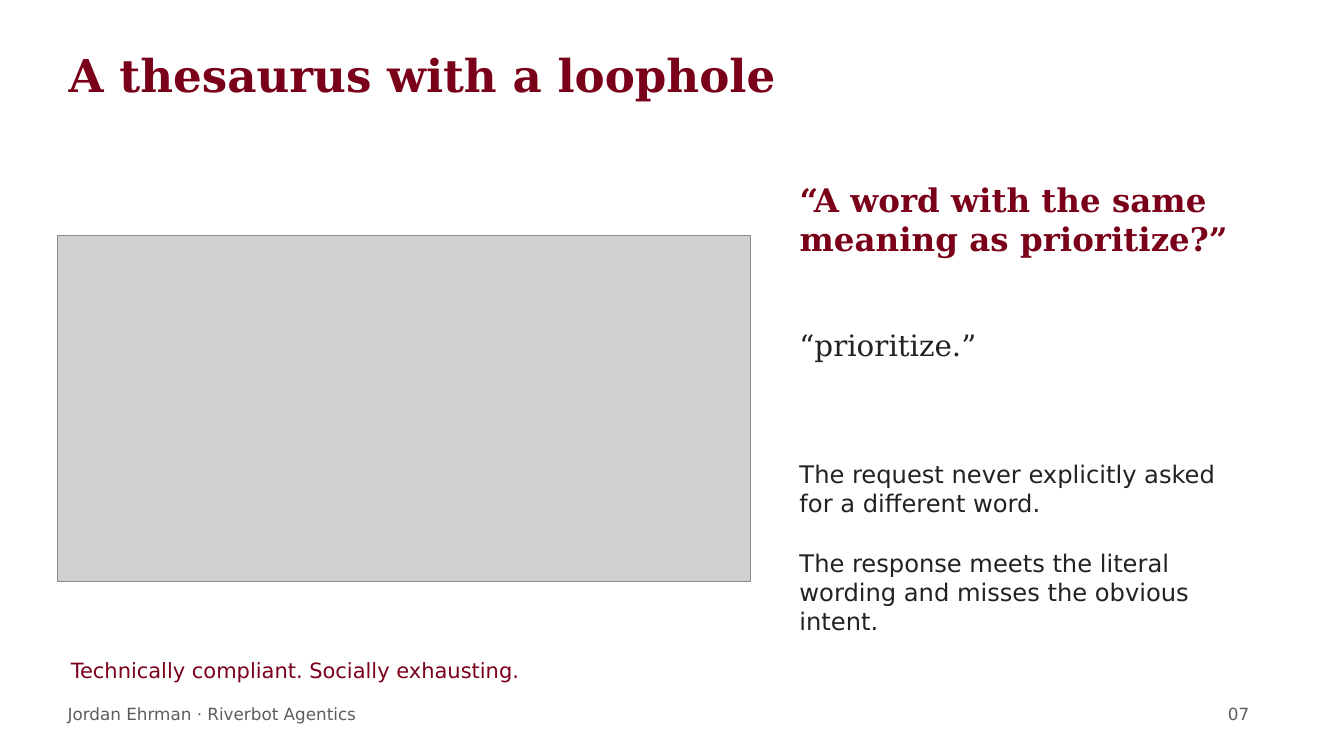
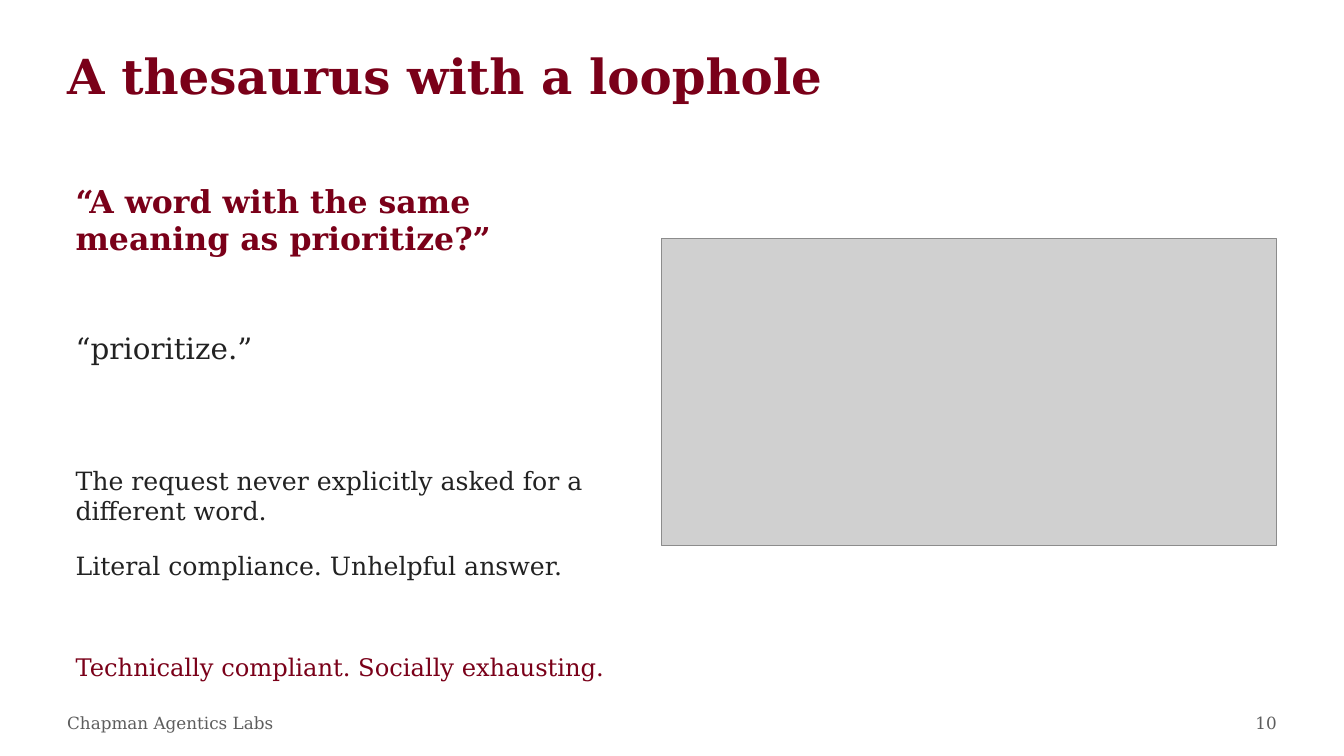
Before and after one commit to ehrmanj-chap/agentics_labs_lectures, a slide deck: slide 10 of downloads/Lab_1_Human_Agent_Loop.pptx (slide 7 before the commit). Drawn at 1344x756 pixels with LibreOffice and Linux fonts; fonts in the diff are those of the drawing; grey boxes stand for pictures. Boxes give left, top, right and bottom in pixels: in the first picture for what was removed or moved away, otherwise in the second. Text is boxed around its words. In the diff, an @@ line names an element or a change of style, - is before the commit and + after.

```diff
--- a/downloads/Lab_1_Human_Agent_Loop.pptx
+++ b/downloads/Lab_1_Human_Agent_Loop.pptx
@@ text "A thesaurus with a loophole" at bbox=[67, 57, 822, 104]: size 32.2 to 34.5 pt @@
@@ text "“A word with the same ...": place and size @@
-text "“A word with the same ..." at bbox=[800, 187, 1228, 258]
+text "“A word with the same ..." at bbox=[76, 189, 491, 257]
@@ text "“A word with the same ..." at bbox=[76, 189, 491, 257]: size 23.2 to 22.5 pt @@
@@ picture: place and size @@
-picture at bbox=[57, 235, 751, 582]
+picture at bbox=[661, 238, 1276, 545]
@@ text "“prioritize.”": place and size @@
-text "“prioritize.”" at bbox=[799, 334, 976, 362]
+text "“prioritize.”" at bbox=[76, 337, 253, 365]
@@ text "The request never explicitly asked ...": place and size @@
-text "The request never explicitly asked ..." at bbox=[799, 464, 1215, 606]
+text "The request never explicitly asked ..." at bbox=[76, 471, 582, 521]
@@ text "The request never explicitly asked ..." at bbox=[76, 471, 582, 521]: size 17.2 to 18 pt, font DejaVu Sans to DejaVu Serif @@
@@ text added at bbox=[76, 556, 562, 581], 18 pt, text #222222 @@
+Literal compliance. Unhelpful answer.
@@ text at bbox=[799, 553, 1189, 606]: paragraph removed @@
-The response meets the literal wording and misses the obvious intent.
@@ text "Technically compliant. Socially exhausting." at bbox=[76, 657, 604, 682]: size 15 to 17.2 pt, font DejaVu Sans to DejaVu Serif @@
@@ text at bbox=[67, 716, 273, 733]: text changed; font DejaVu Sans to DejaVu Serif @@
-Jordan Ehrman · Riverbot Agentics
+Chapman Agentics Labs
@@ text removed at bbox=[1228, 707, 1249, 720] @@
-07
@@ text added at bbox=[1255, 716, 1276, 729], 12 pt, text #5D5D5D @@
+10
```
Also in this commit, not shown: 9 other slides changed, 10 slides added, 4 slides removed, 11 other files.
